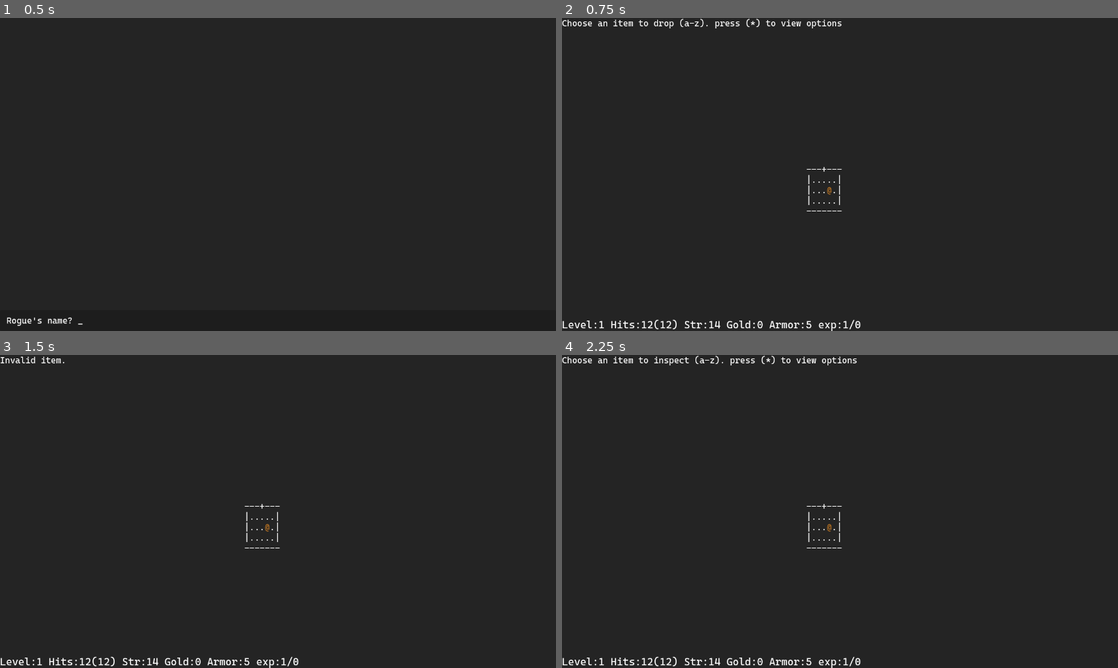
Above: before the commit, frames 1-4 (two rows, left to right).
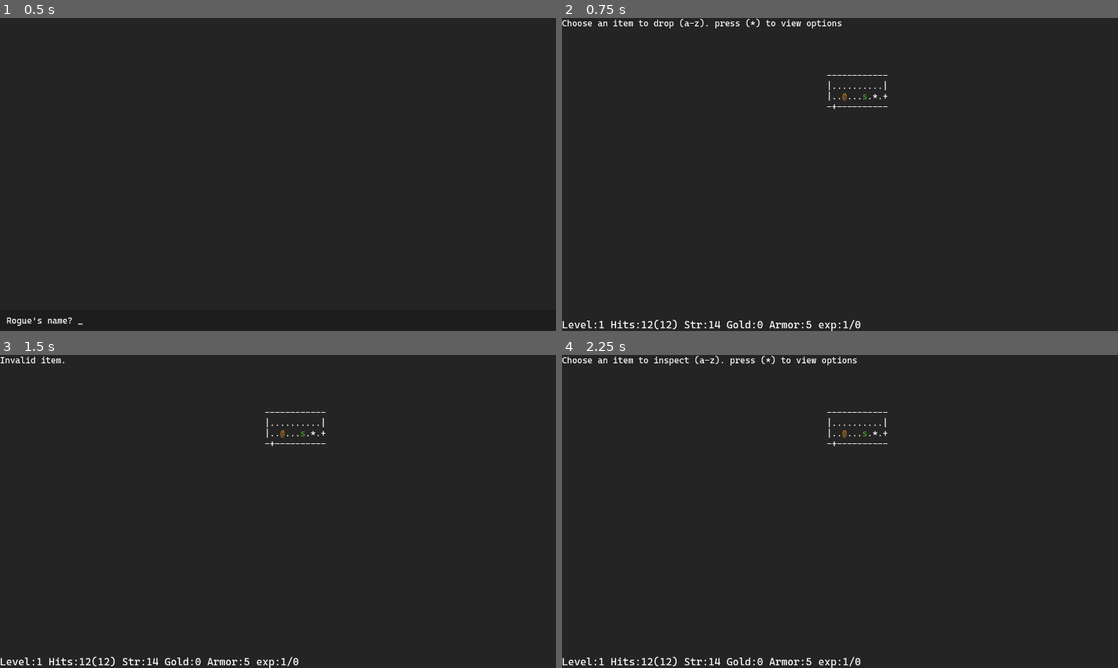
Above: after the commit, the same moments.

Repository: Kristjan-Kessel/GodotRogue
Game: Godot game, scene res://Scenes/StartScreen.tscn
The game is run twice, just before and just after one commit, with the same random seed, the same clock (stepped at 60 frames per second) and the same inputs.
Inputs:
- Up to frame 1 (0.5 s): no input
- Up to frame 2 (0.75 s): tap Enter (enter) at 0.5 s; hold Right (ui_right) from 0.53 s (still down); tap D (command_drop) at 0.6 s
- Up to frame 3 (1.5 s): tap Space (continue) at 1.25 s; release Right (ui_right) at 1.28 s; hold Backspace (backspace) from 1.28 s (still down); tap F (command_find) at 1.35 s
- Up to frame 4 (2.25 s): tap Space (continue) at 2 s; release Backspace (backspace) at 2.03 s; hold Right (ui_right) from 2.03 s (still down); tap E (command_inspect) at 2.1 s

Frame 1 is identical in both runs. In frame 2, 0.2% of the frame differs, in the area x 44-59%, y 18-62%; in frame 3, 0.2%; in frame 4, 0.2%.

Commit message:
Add small adjustements

Diff:
--- a/Scripts/Items/Potion.gd
+++ b/Scripts/Items/Potion.gd
@@ -3,8 +3,8 @@
 
 func _init():
     label = "Potion of Healing"
-    description = "Heals you to full health when drank"
+    description = "Restores 10 health when drunk"
     type = Type.USEABLE
 
 func on_use(player: Node):
-    player.stats.current_hp = 100
+    player.stats.current_hp += 10
--- a/Scripts/Level/level_generator.gd
+++ b/Scripts/Level/level_generator.gd
@@ -134,7 +134,7 @@
         enemy_pool = Pools.low_tier_enemies
     elif player.stats.level <= 6:
         enemy_pool = Pools.mid_tier_enemies
-    elif player.stats.Pools <= 9:
+    elif player.stats.level <= 9:
         enemy_pool = Globals.high_tier_enemies
 
     var amount_to_spawn = Globals.level_rng.randi_range(Pools.min_enemies,Pools.max_enemies)
--- a/Scripts/Player/player.gd
+++ b/Scripts/Player/player.gd
@@ -102,6 +102,7 @@
                     if item.type == item.Type.USEABLE:
                         log_message.emit("Used "+item.label)
                         item.on_use(self)
+                        inventory.erase(item)
                     else:
                         log_message.emit("Invalid item.")
                         current_command = CommandType.NONE
--- a/Scripts/main.gd
+++ b/Scripts/main.gd
@@ -19,8 +19,8 @@
     Globals.initialize_randomness()
     print("Using seed: ", Globals.rng_seed)
     ui.update_stats(player, turn)
-    #new_level()
-    test_level("final.txt")
+    new_level()
+    #test_level("final.txt")
     #test_level("test.txt")
 
 func get_tile(position: Vector2) -> Tile:
Not shown, changed: Assets/help.txt
